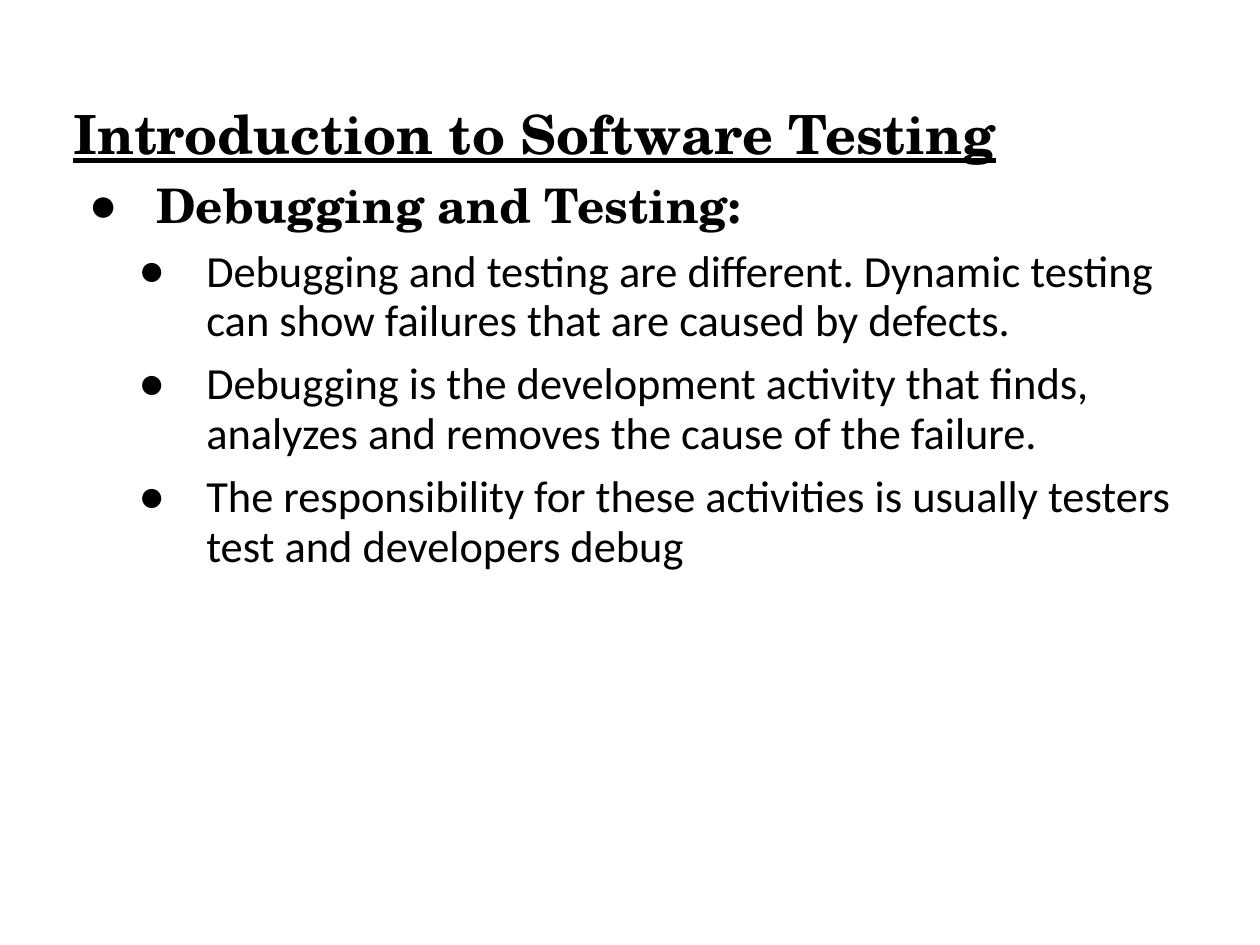
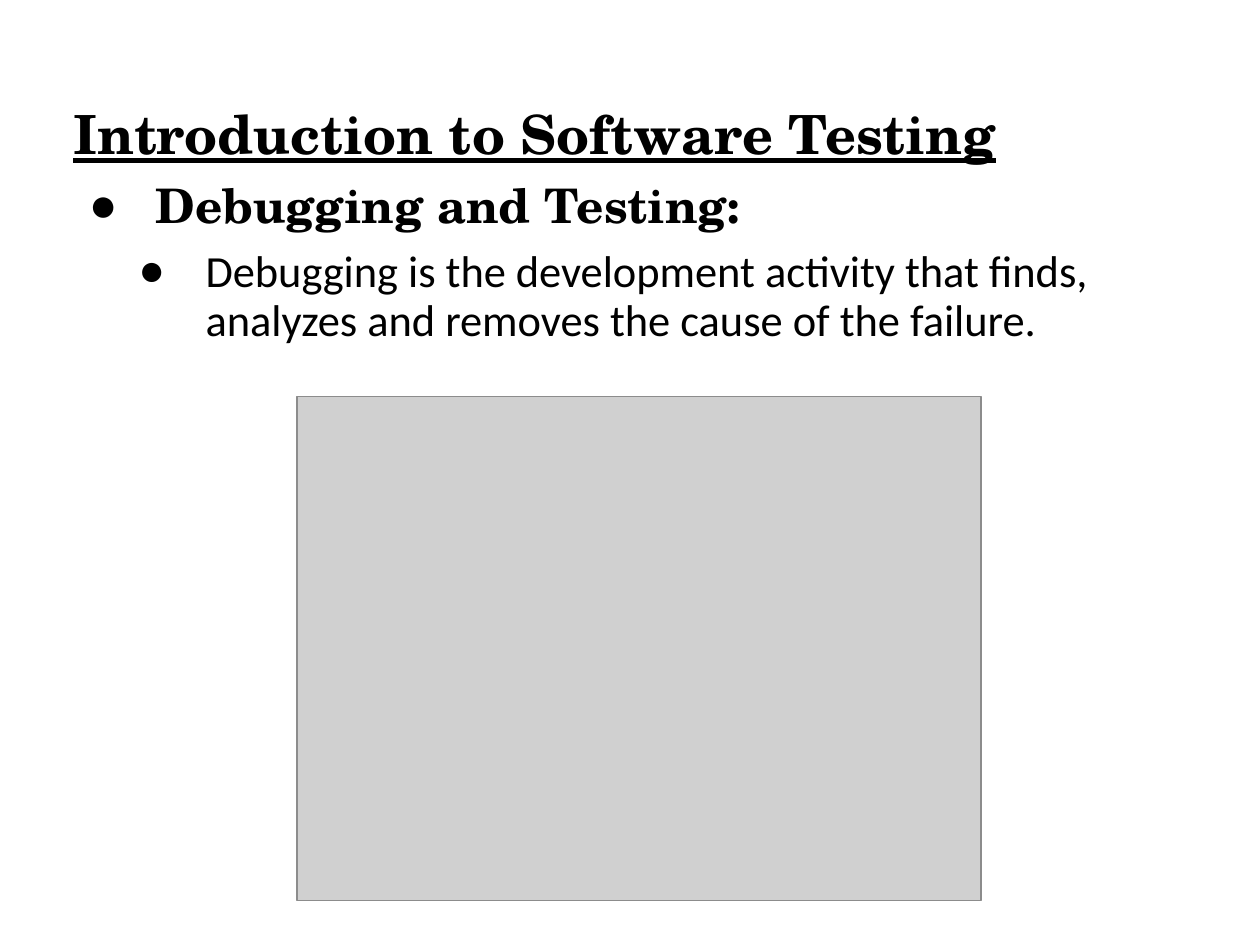
Before and after one commit to vprem99/Framework, a slide deck: slide 15 of Module1.ppt (slide 10 before the commit). Drawn at 1260x945 pixels with LibreOffice and Linux fonts; fonts in the diff are those of the drawing; grey boxes stand for pictures. Boxes give left, top, right and bottom in pixels: in the first picture for what was removed or moved away, otherwise in the second. Text is boxed around its words. In the diff, an @@ line names an element or a change of style, - is before the commit and + after.

```diff
--- a/Module1.ppt
+++ b/Module1.ppt
@@ text "Debugging and Testing:" at (156,188,1088,344): indent changed @@
@@ text at (206,256,1152,344): paragraph removed @@
-    ● Debugging and testing are different. Dynamic testing can show failures that are caused by defects.
@@ picture added at (297,397,981,901) @@
@@ text at (206,481,1170,570): paragraph removed @@
-    ● The responsibility for these activities is usually testers test and developers debug
```
Also in this commit, not shown: 31 other slides changed, 14 slides added.
